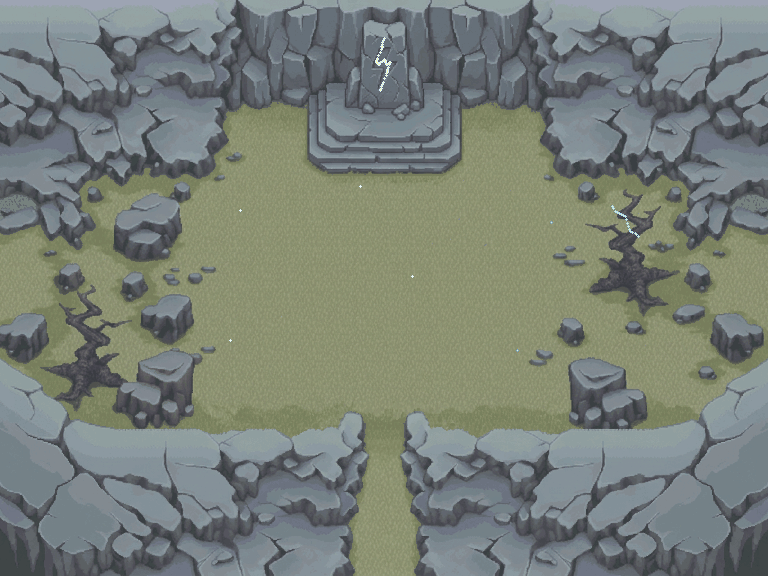
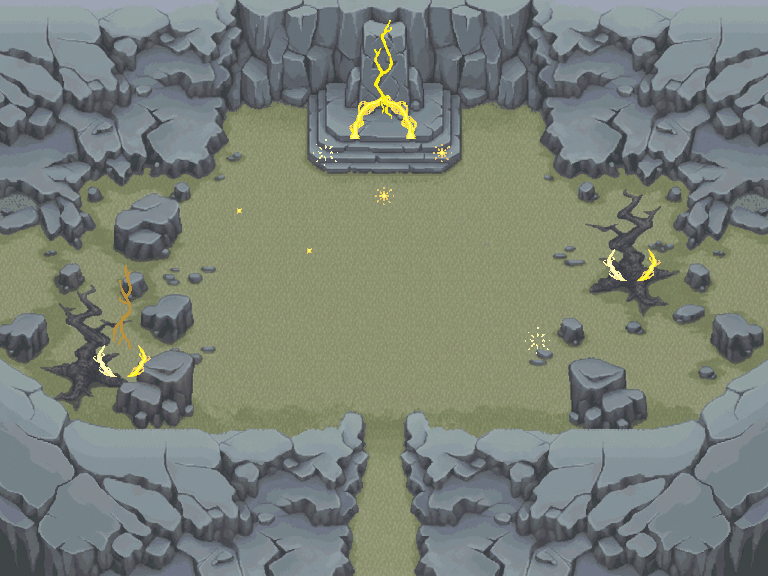
Two versions of the same layered image (768px x 576px). Layer-by-layer changes:
painted on "10_etincelles_f00" over (x1=229, y1=139, x2=553, y2=354)
painted on "09_foudre_autel_f00" over (x1=93, y1=20, x2=661, y2=377)
